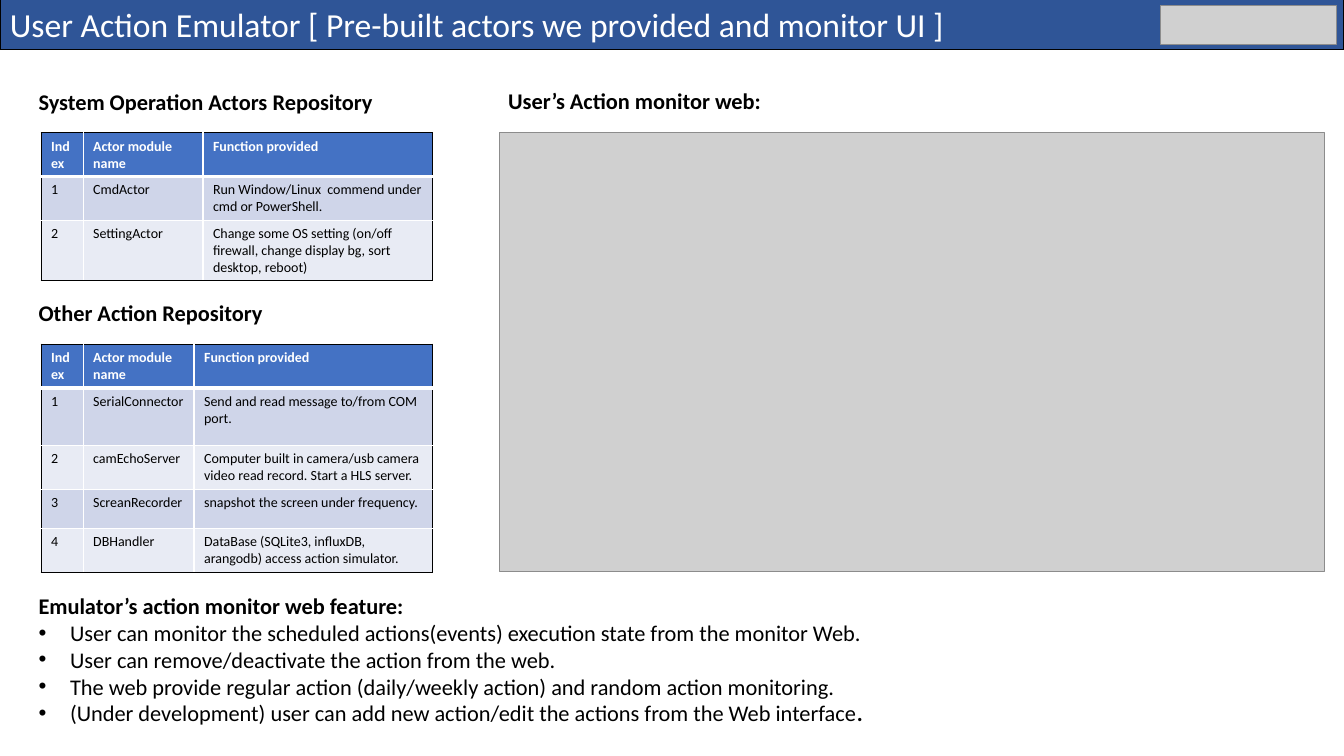
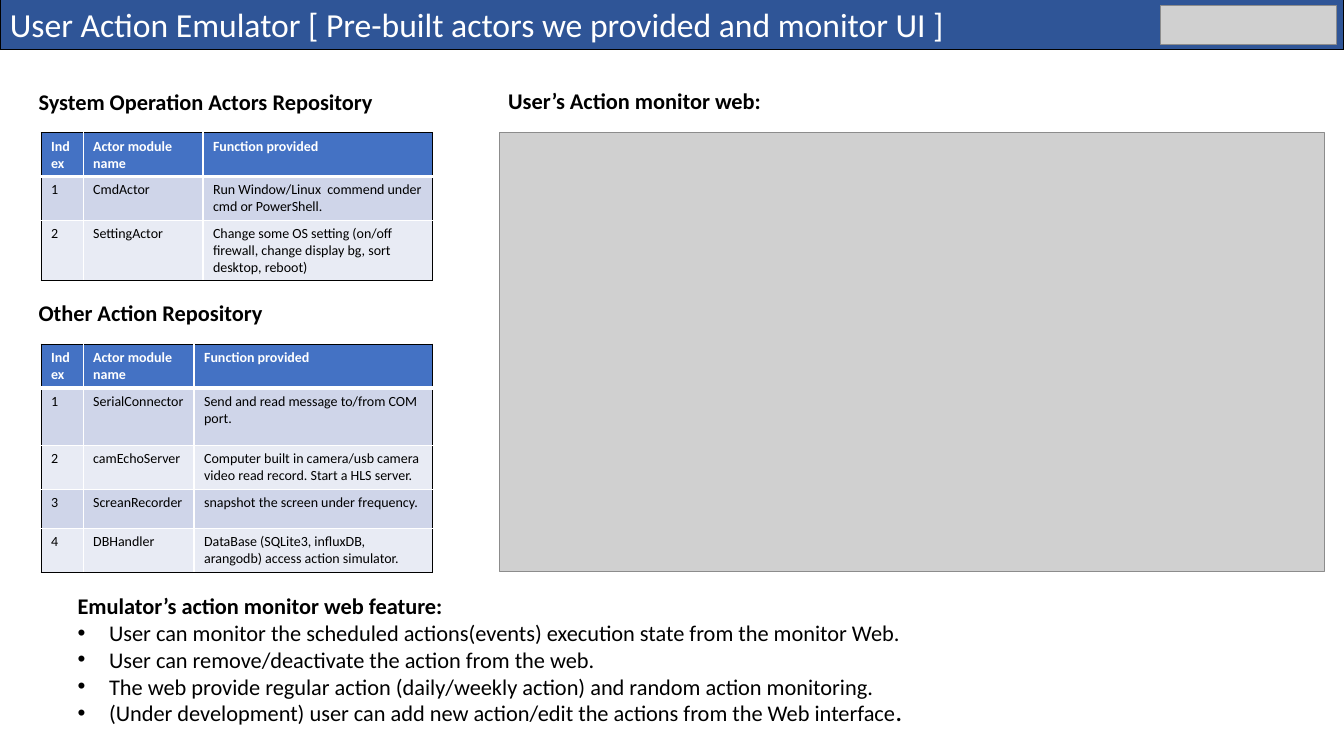
Before and after one commit to LiuYuancheng/Cluster_User_Emulation_System, a slide deck: slide 10 of doc/designDoc.pptx. Drawn at 1344x756 pixels with LibreOffice and Linux fonts; fonts in the diff are those of the drawing; grey boxes stand for pictures. Boxes give left, top, right and bottom in pixels: in the first picture for what was removed or moved away, otherwise in the second. Text is boxed around its words. In the diff, an @@ line names an element or a change of style, - is before the commit and + after.

```diff
--- a/doc/designDoc.pptx
+++ b/doc/designDoc.pptx
@@ text "Emulator’s action monitor web feature:": place and size @@
-text "Emulator’s action monitor web feature:" at (39,598,863,725)
+text "Emulator’s action monitor web feature:" at (78,598,902,725)
```
Also in this commit, not shown: 1 slide added, 5 other files.
